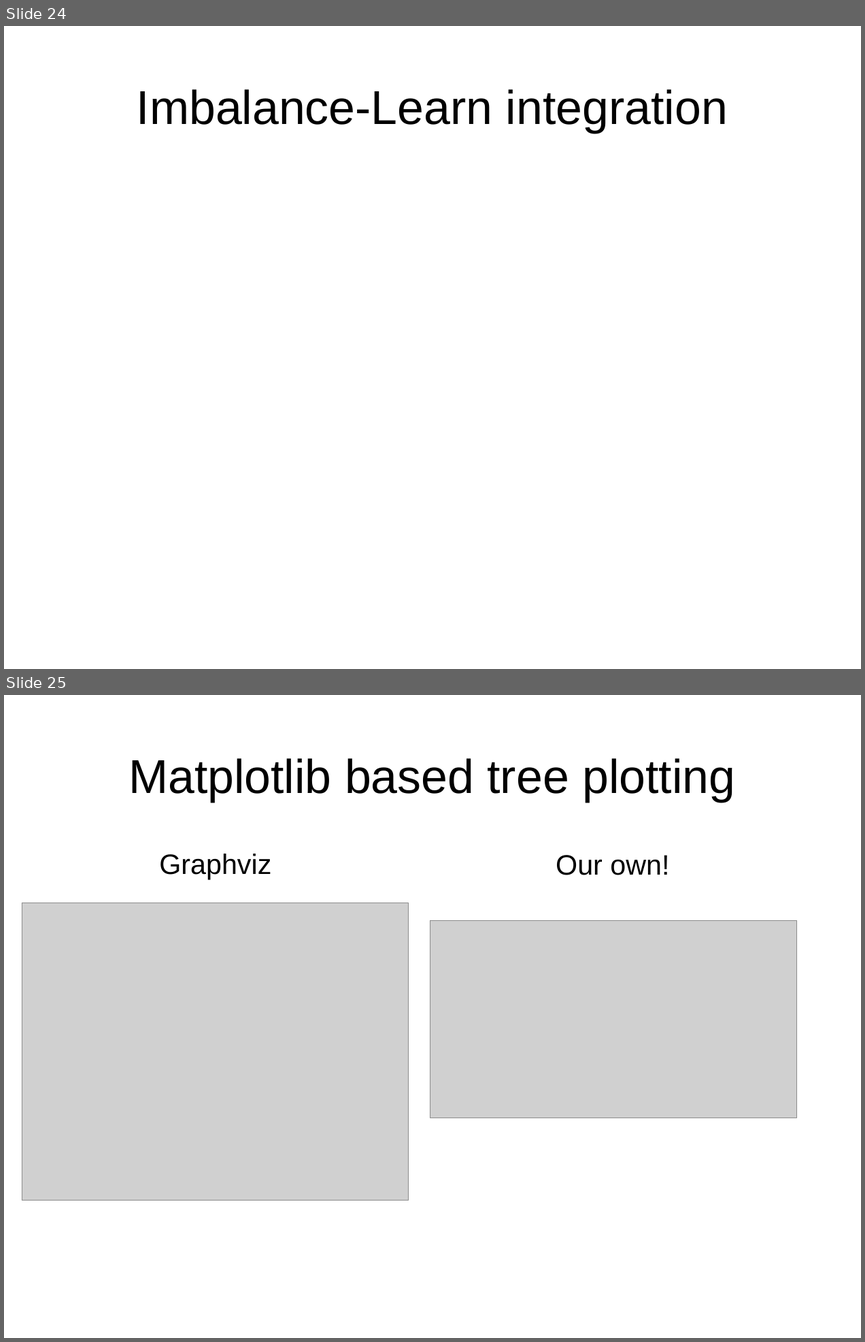
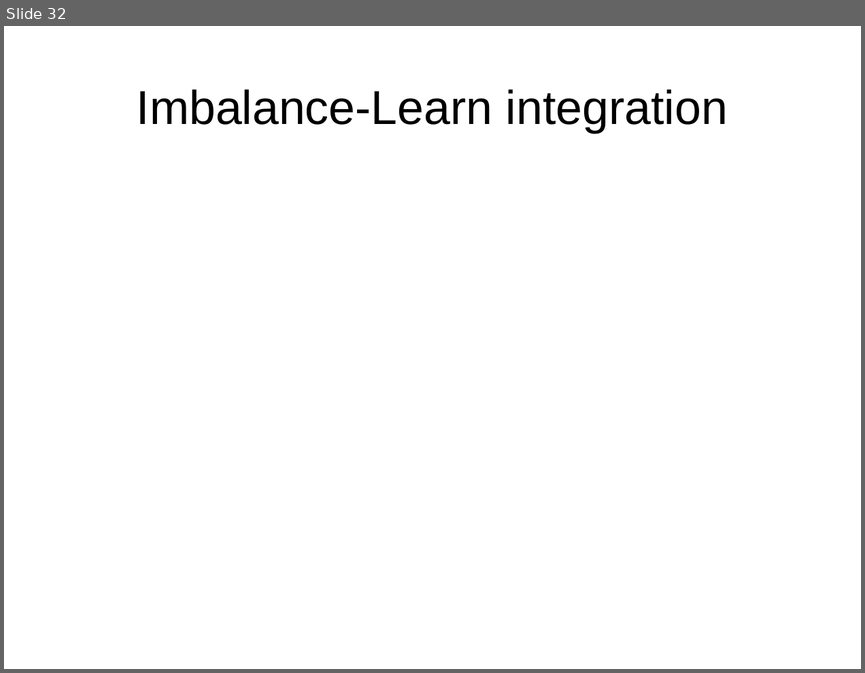
Before and after one commit to amueller/talks_odt, a slide deck: 2018/an-update-on-sklearn.odp. Shown one above the other, each under a label of ours: slides 24 and 25 before the commit, slide 32 after it. The pictures are 865x1342 and 865x673 pixels, drawn with LibreOffice and Linux fonts; fonts in the diff are those of the drawing; grey boxes stand for pictures. Boxes give left, top, right and bottom in pixels: in the first picture for what was removed or moved away, otherwise in the second. Text is boxed around its words. In the diff, an @@ line names an element or a change of style, - is before the commit and + after.

```diff
--- a/2018/an-update-on-sklearn.odp
+++ b/2018/an-update-on-sklearn.odp
@@ slide 25 removed at [4, 695, 861, 1338], background #FFFFFF @@
@@ title removed at [128, 758, 735, 802] @@
-Matplotlib based tree plotting
@@ text removed at [159, 853, 271, 880] @@
-Graphviz
@@ text removed at [555, 855, 669, 875] @@
-Our own!
@@ picture removed at [22, 902, 409, 1200] @@
@@ picture removed at [430, 921, 797, 1118] @@
@@ what was slide 24 is now slide 32 @@
```
Also in this commit, not shown: 2 slides changed, 9 slides added.
